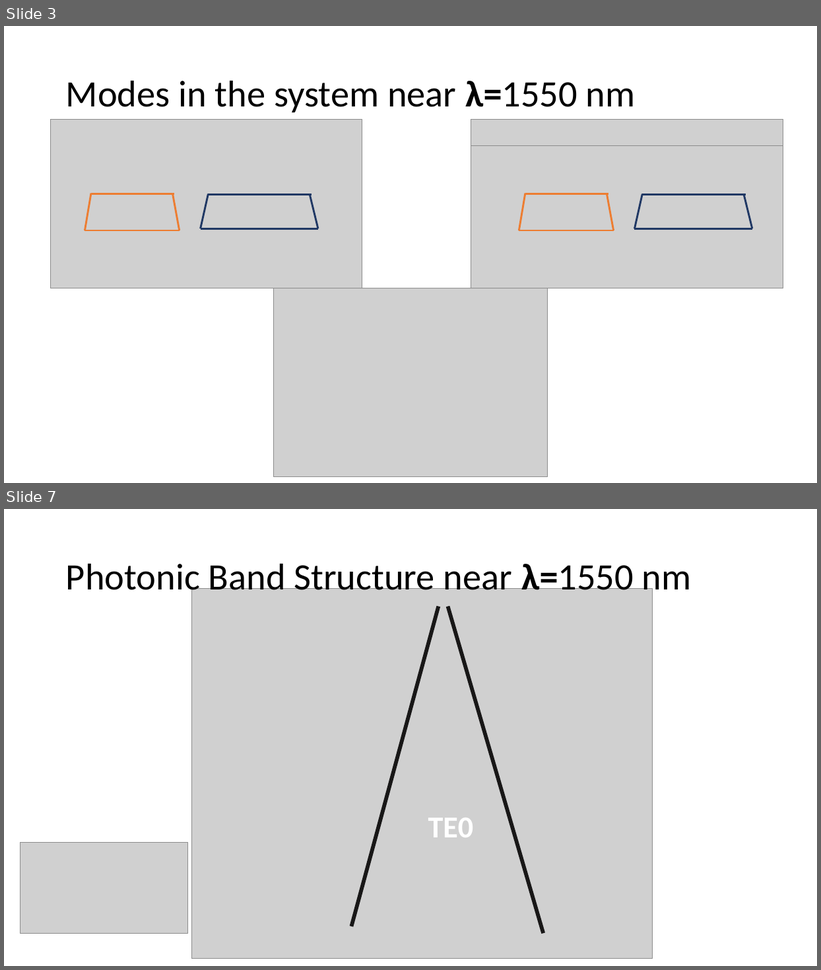
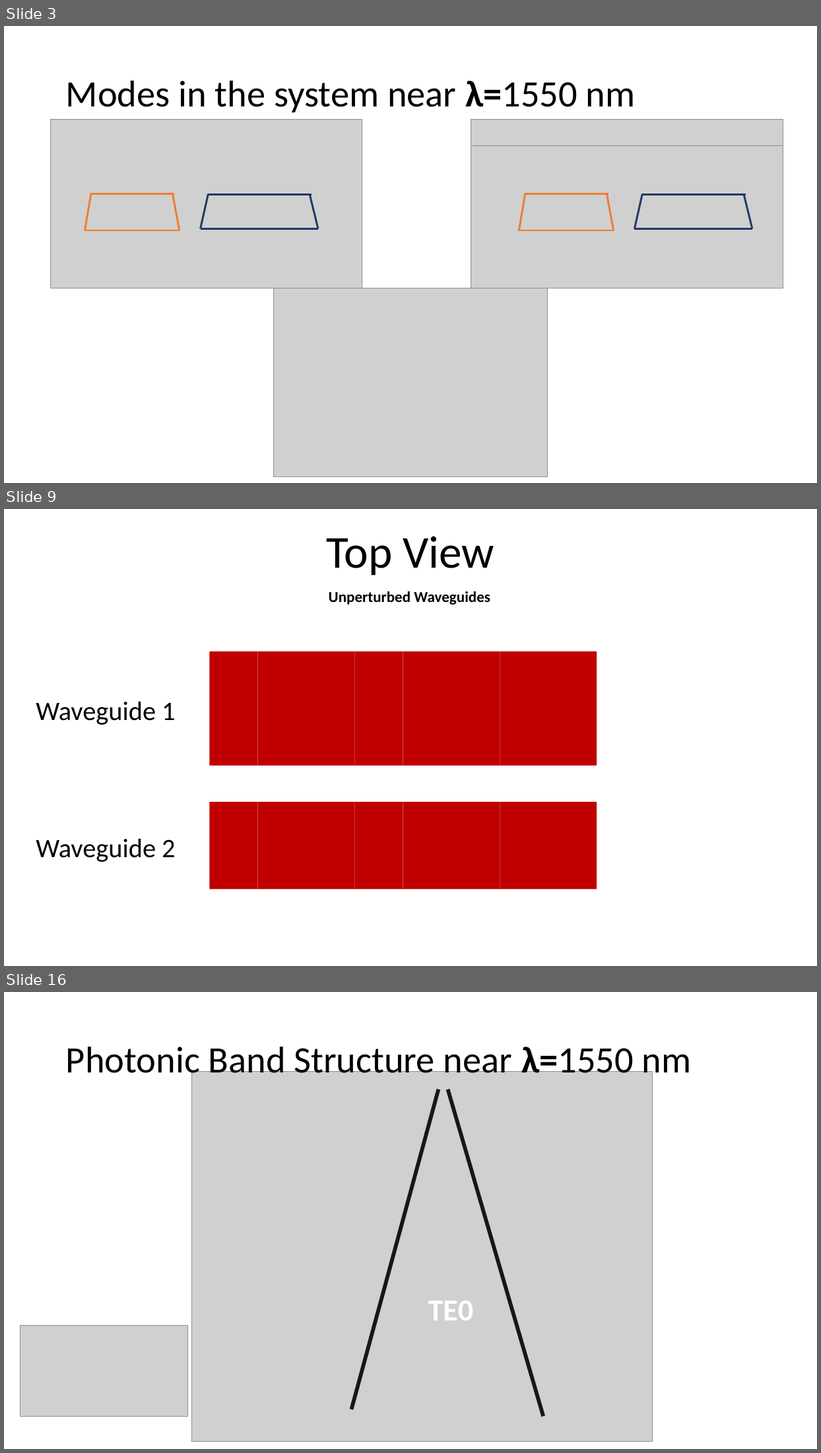
Before and after one commit to mustafacc/SiEPIC_Photonics_Package, a slide deck: SiEPIC_Photonics_Package/solvers_simulators/lumerical_tutorials/ContraDC_tutorial/Bandstructure/example/Understandating Contra-directional couplers photonic band diagrams.pptx. Shown one above the other, each under a label of ours: slides 3 and 7 before the commit, slides 3, 9 and 16 after it; the slides between them are not shown. The pictures are 821x970 and 821x1453 pixels, drawn with LibreOffice and Linux fonts; fonts in the diff are those of the drawing; grey boxes stand for pictures. Boxes give left, top, right and bottom in pixels: in the first picture for what was removed or moved away, otherwise in the second. Text is boxed around its words. In the diff, an @@ line names an element or a change of style, - is before the commit and + after.

```diff
--- a/SiEPIC_Photonics_Package/solvers_simulators/lumerical_tutorials/ContraDC_tutorial/Bandstructure/example/Understandating Contra-directional couplers photonic band diagrams.pptx
+++ b/SiEPIC_Photonics_Package/solvers_simulators/lumerical_tutorials/ContraDC_tutorial/Bandstructure/example/Understandating Contra-directional couplers photonic band diagrams.pptx
@@ slide 9 added at [4,509,817,966], background #FFFFFF @@
@@ title added at [326,536,495,576], 54 pt, text #000000 @@
+Top View
@@ text added at [329,591,490,605], 18 pt, text #000000, bold @@
+Unperturbed Waveguides
@@ rectangle added at [209,652,257,766], fill #C00000 @@
@@ rectangle added at [257,652,306,766], fill #C00000 @@
@@ rectangle added at [306,652,354,766], fill #C00000 @@
@@ rectangle added at [354,652,403,766], fill #C00000 @@
@@ rectangle added at [403,652,451,766], fill #C00000 @@
@@ rectangle added at [451,652,500,766], fill #C00000 @@
@@ rectangle added at [500,652,548,766], fill #C00000 @@
@@ rectangle added at [548,652,597,766], fill #C00000 @@
@@ text added at [36,702,175,725], 31.5 pt, text #000000 @@
+Waveguide 1
@@ rectangle added at [209,803,257,890], fill #C00000 @@
@@ rectangle added at [257,803,306,890], fill #C00000 @@
@@ rectangle added at [306,803,354,890], fill #C00000 @@
@@ rectangle added at [354,803,403,890], fill #C00000 @@
@@ rectangle added at [403,803,451,890], fill #C00000 @@
@@ rectangle added at [451,803,500,890], fill #C00000 @@
@@ rectangle added at [500,803,548,890], fill #C00000 @@
@@ rectangle added at [548,803,597,890], fill #C00000 @@
@@ text added at [36,839,175,862], 31.5 pt, text #000000 @@
+Waveguide 2
@@ what was slide 7 is now slide 16 @@
```
Also in this commit, not shown: 4 slides changed, 8 other slides added, 1 other file.
